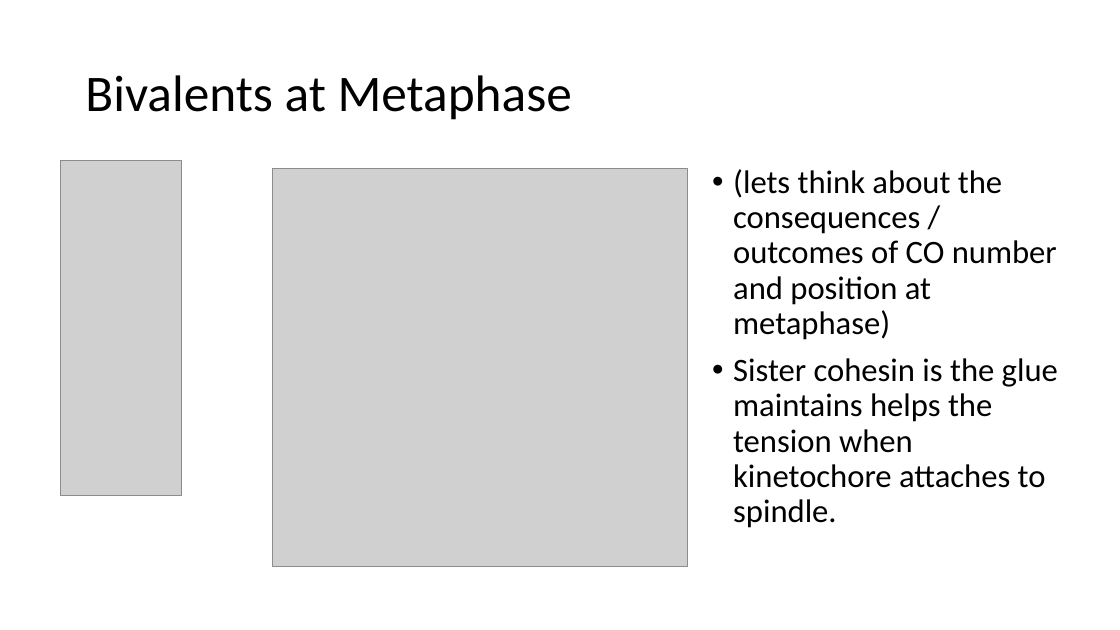
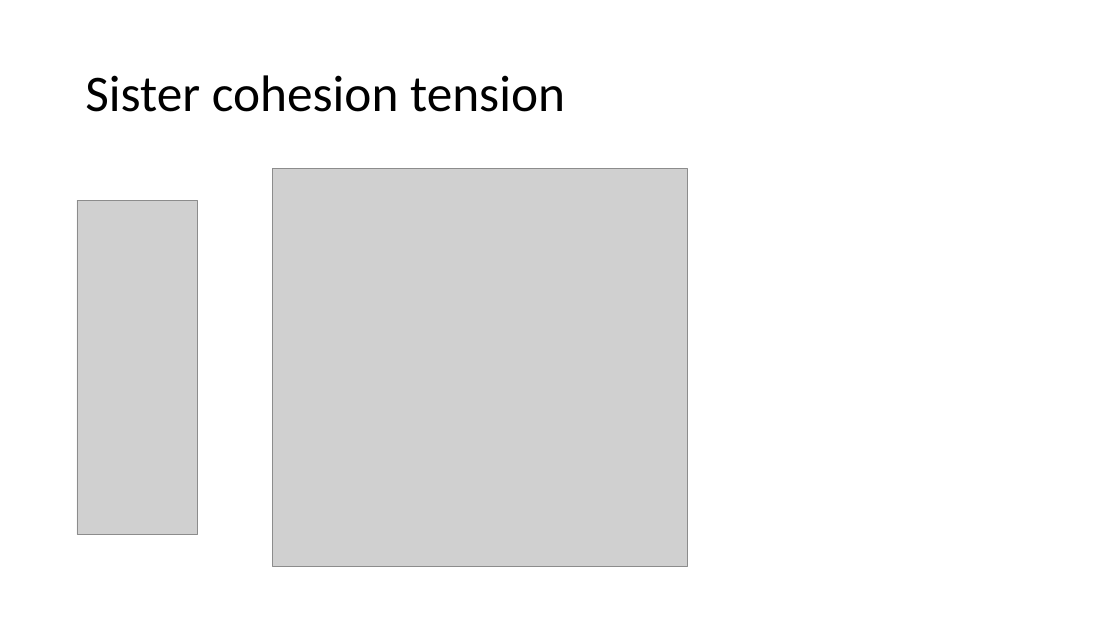
Before and after one commit to petersoapes/MLH1repo, a slide deck: slide 21 of AP_lab_meeting_9.11.19.pptx (slide 10 before the commit). Drawn at 1120x630 pixels with LibreOffice and Linux fonts; fonts in the diff are those of the drawing; grey boxes stand for pictures. Boxes give left, top, right and bottom in pixels: in the first picture for what was removed or moved away, otherwise in the second. Text is boxed around its words. In the diff, an @@ line names an element or a change of style, - is before the commit and + after.

```diff
--- a/AP_lab_meeting_9.11.19.pptx
+++ b/AP_lab_meeting_9.11.19.pptx
@@ title at <box>85,75,565,112</box>: text changed @@
-Bivalents at Metaphase
+Sister cohesion tension
@@ text removed at <box>733,169,1058,528</box> @@
-• (lets think about the consequences / outcomes of CO number and position at metaphase)
-• Sister cohesin is the glue maintains helps the tension when kinetochore attaches to spindle.
@@ picture: place and size @@
-picture at <box>60,161,181,496</box>
+picture at <box>77,200,197,534</box>
```
Also in this commit, not shown: 2 other slides changed, 5 slides added, 5 slides removed, 1 other file.
